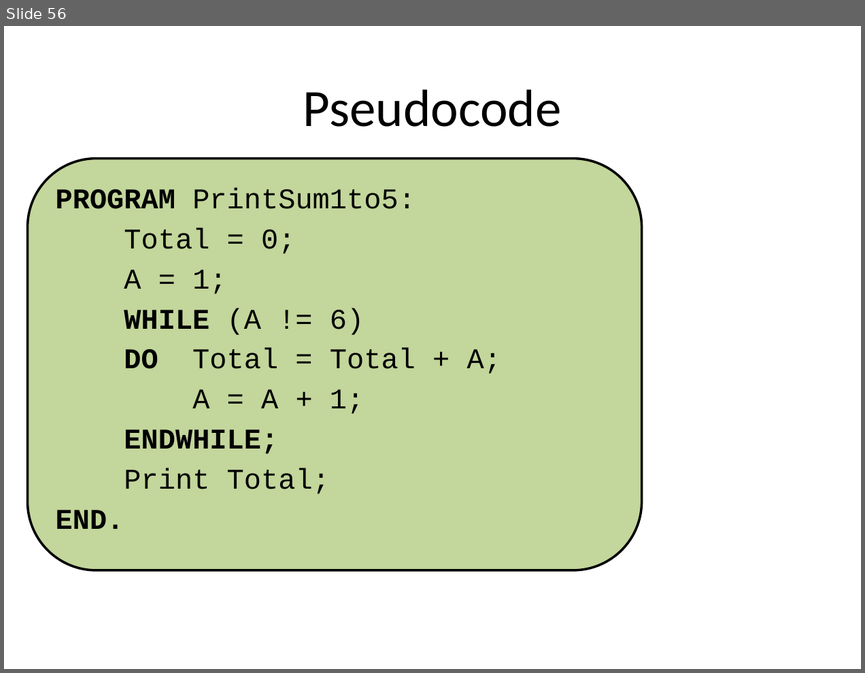
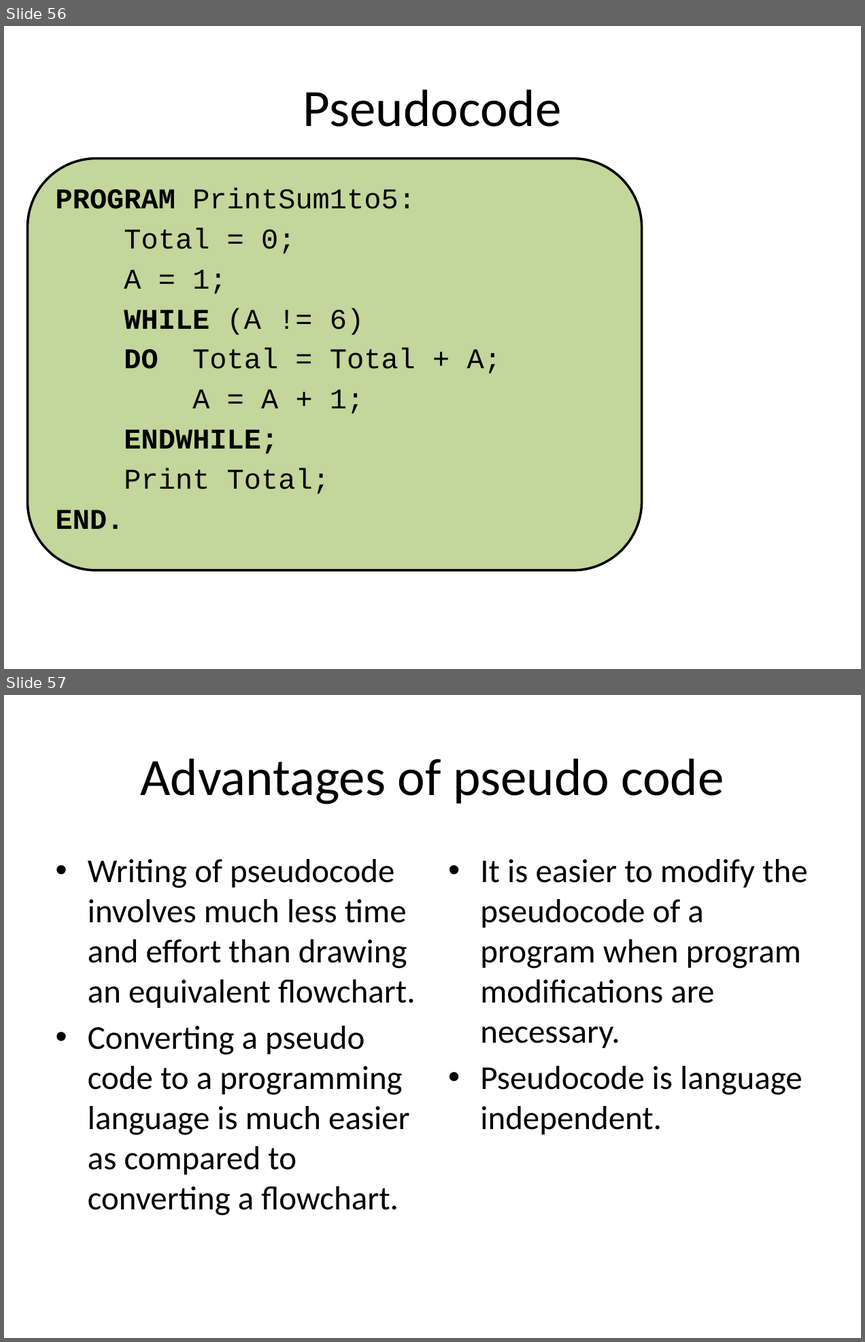
Before and after one commit to cloudbase1/FRCProrammingElective, a slide deck: pseudocodePresentation.pptx. Shown one above the other, each under a label of ours: slide 56 before the commit, slides 56 and 57 after it. The pictures are 865x673 and 865x1342 pixels, drawn with LibreOffice and Linux fonts; fonts in the diff are those of the drawing. Boxes give left, top, right and bottom in pixels: in the first picture for what was removed or moved away, otherwise in the second. Text is boxed around its words. In the diff, an @@ line names an element or a change of style, - is before the commit and + after.

```diff
--- a/pseudocodePresentation.pptx
+++ b/pseudocodePresentation.pptx
@@ slide 57 added at <box>4,695,861,1338</box>, background #FFFFFF @@
@@ title added at <box>140,758,723,804</box>, 44 pt, text #000000 @@
+Advantages of pseudo code
@@ text added at <box>88,859,415,1215</box>, 28 pt, text #000000 @@
+• Writing of pseudocode involves much less time and effort than drawing an equivalent flowchart.
+• Converting a pseudo code to a programming language is much easier as compared to converting a flowchart.
@@ text added at <box>480,859,807,1134</box>, 28 pt, text #000000 @@
+• It is easier to modify the pseudocode of a program when program modifications are necessary.
+• Pseudocode is language independent.
```
Also in this commit, not shown: 1 slide changed, 1 other slide added, 8 slides removed, 3 other files.
